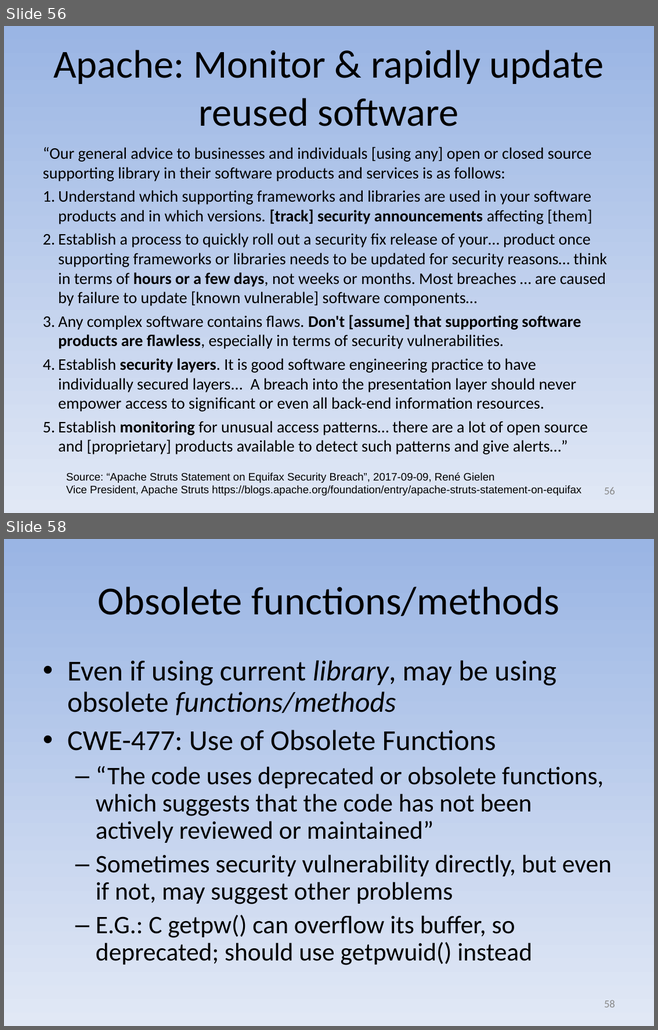
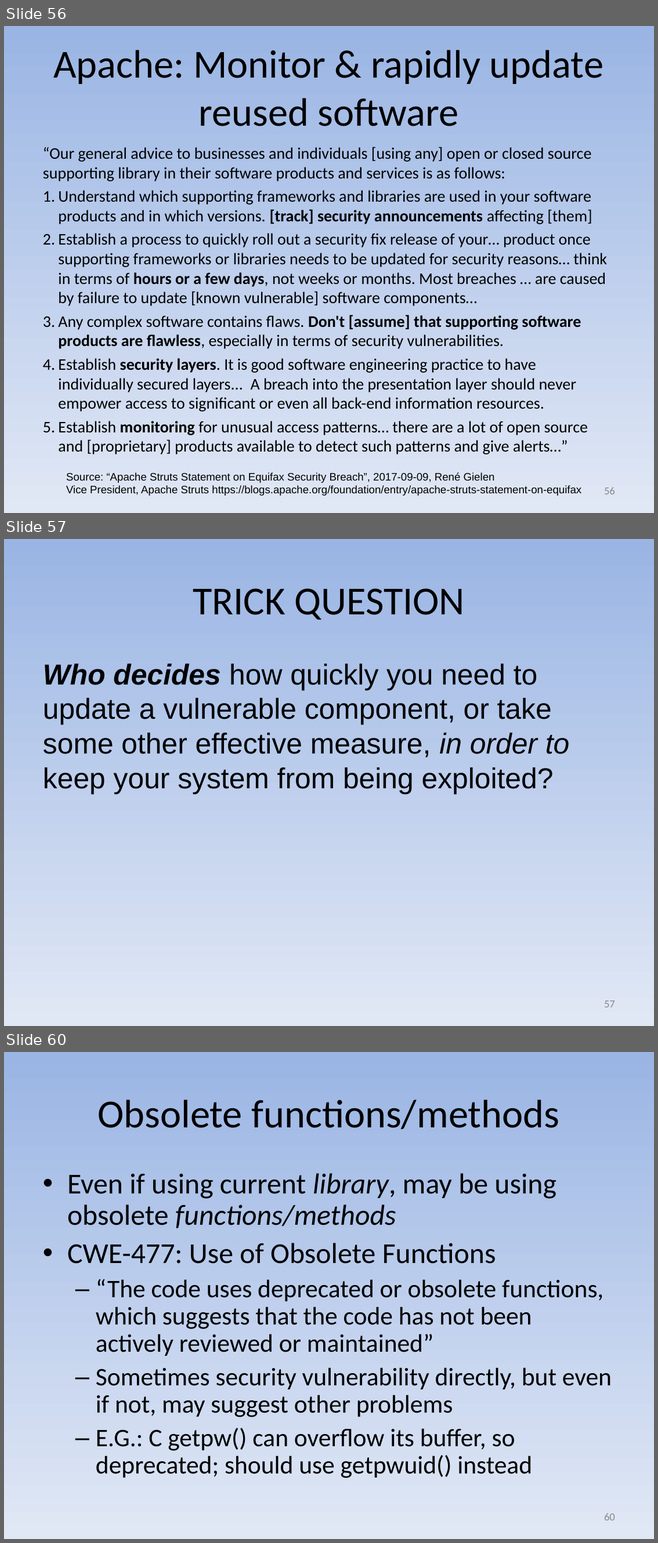
Before and after one commit to david-a-wheeler/david-a-wheeler.github.io, a slide deck: secure-class/presentations/Secure-Software-8-Errors.ppt. Shown one above the other, each under a label of ours: slides 56 and 58 before the commit, slides 56, 57 and 60 after it; the slides between them are not shown. The pictures are 658x1030 and 658x1543 pixels, drawn with LibreOffice and Linux fonts; fonts in the diff are those of the drawing. Boxes give left, top, right and bottom in pixels: in the first picture for what was removed or moved away, otherwise in the second. Text is boxed around its words. In the diff, an @@ line names an element or a change of style, - is before the commit and + after.

```diff
--- a/secure-class/presentations/Secure-Software-8-Errors.ppt
+++ b/secure-class/presentations/Secure-Software-8-Errors.ppt
@@ slide 57 added at bbox=[4, 539, 654, 1026], background gradient #9AB5E4 to #E1E8F5 @@
@@ title added at bbox=[192, 588, 465, 620], 44 pt, text #000000 @@
+TRICK QUESTION
@@ text added at bbox=[43, 664, 569, 794], 32 pt, text #000000 @@
+Who decides how quickly you need to update a vulnerable component, or take some other effective measure, in order to keep your system from being exploited?
@@ page number added at bbox=[604, 1001, 615, 1008], 12 pt, text #898989 @@
+57
@@ what was slide 58 is now slide 60 @@
@@ page number at bbox=[604, 1513, 615, 1521]: text changed @@
-58
+60
```
Also in this commit, not shown: 4 slides changed, 1 other slide added.
